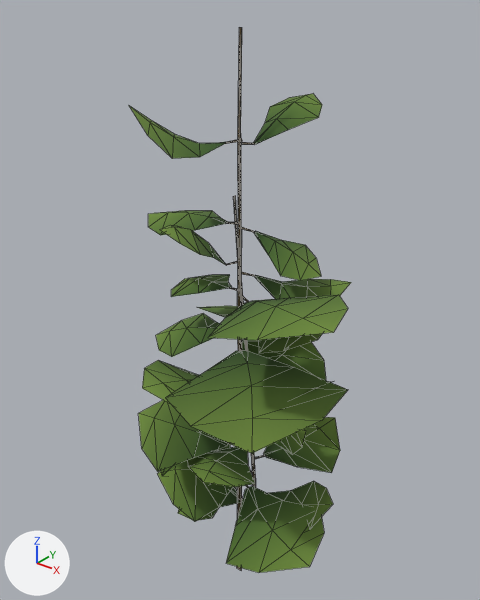
The glTF model ASSETS/Vegetation/Plants/ForestShrub001/Models/forest_shrub_001_e_LOD1.gltf: old version first, new version second.
The view is the same before and after, from a 50 mm lens placed at (0.948, -1.232, 1.708), pointed at (-0.063, 0.031, 0.925). Lighting does not change. The marker at lower left points along +X, +Y and +Z. The first picture is the older version. Mesh edges are drawn as thin lines. Vertices at exactly the same position are counted once.

The older version as bpy lines, for what is in view:
```python
me_forest_shrub_001_e_lod1 = bpy.data.meshes.new('forest_shrub_001_e_LOD1')
me_forest_shrub_001_e_lod1.from_pydata(...)  # 578 vertices, 604 faces; spans x -0.32..0.31, y -0.31..0.33, z 0.0..1.61
me_forest_shrub_001_e_lod1.materials.append(mat_forestshrub001_opaquefacetatlas)
ob_forest_shrub_001_e_lod1 = bpy.data.objects.new('forest_shrub_001_e_LOD1', me_forest_shrub_001_e_lod1)
ob_forest_shrub_001_e_lod1.location = (0.0, 0.0, 0.0)
```
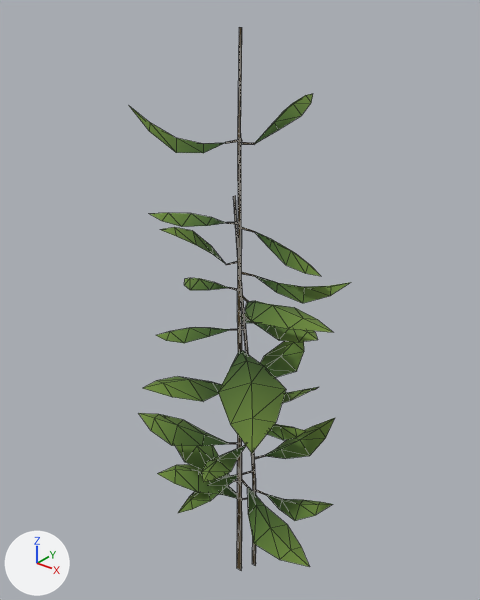
What the commit changed:
me_forest_shrub_001_e_lod1 is used by ob_forest_shrub_001_e_lod1; location (0.0, 0.0, 0.0).
me_forest_shrub_001_e_lod1 had 578 vertices, 604 faces and spanned x -0.32..0.31, y -0.31..0.33, z 0.0..1.61.
me_forest_shrub_001_e_lod1 now has 578 vertices, 604 faces and spans x -0.32..0.31, y -0.3..0.33, z 0.0..1.61.
me_forest_shrub_001_e_lod1 part 1: the loose piece of 13 vertices spanning x -0.32..-0.05, y -0.17..0.16, z 0.35..0.47 is scaled about its middle by (1.01, 0.378, 1.01), then moved by (0.0, -0.01, 0.0).
me_forest_shrub_001_e_lod1 part 2: 195 of 578 vertices moved; they spanned x -0.3..0.3, y -0.31..0.31, z 0.28..1.15 and now span x -0.27..0.25, y -0.26..0.28, z 0.28..1.15; mean shift (0.0, 0.0, 0.0); largest move (0.3, 0.0, 0.8) -> (0.18, -0.09, 0.8).
Part 3, on me_forest_shrub_001_e_lod1:
Vertex 277 of me_forest_shrub_001_e_lod1 moves from (-0.08, -0.1, 1.37) at pixel (199, 143) to (-0.07, -0.09, 1.37) at pixel (203, 143).
Vertex 278 of me_forest_shrub_001_e_lod1 moves from (-0.04, -0.14, 1.35) at pixel (199, 157) to (-0.06, -0.11, 1.35) at pixel (203, 153).
Vertex 280 of me_forest_shrub_001_e_lod1 moves from (-0.12, -0.05, 1.35) to (-0.09, -0.07, 1.35).
Vertex 283 of me_forest_shrub_001_e_lod1 moves from (-0.04, -0.22, 1.36) at pixel (172, 158) to (-0.08, -0.17, 1.36) at pixel (176, 152).
Vertex 284 of me_forest_shrub_001_e_lod1 moves from (-0.21, -0.04, 1.36) at pixel (175, 134) to (-0.15, -0.1, 1.36).
Vertex 286 of me_forest_shrub_001_e_lod1 moves from (-0.11, -0.22, 1.4) at pixel (147, 135) to (-0.14, -0.19, 1.4) at pixel (149, 131).
Vertex 287 of me_forest_shrub_001_e_lod1 moves from (-0.23, -0.1, 1.4) at pixel (152, 120) to (-0.18, -0.15, 1.4).
Vertex 296 of me_forest_shrub_001_e_lod1 moves from (0.02, 0.06, 1.41) at pixel (276, 118) to (0.02, 0.06, 1.4) at pixel (273, 121).
Vertex 297 of me_forest_shrub_001_e_lod1 moves from (-0.02, 0.08, 1.39) at pixel (264, 123) to (0.0, 0.06, 1.39) at pixel (269, 127).
Vertex 299 of me_forest_shrub_001_e_lod1 moves from (0.06, 0.05, 1.39) at pixel (288, 129) to (0.03, 0.05, 1.39) at pixel (278, 130).
Vertex 302 of me_forest_shrub_001_e_lod1 moves from (-0.05, 0.13, 1.42) at pixel (270, 106) to (0.0, 0.11, 1.42) at pixel (283, 111).
Vertex 303 of me_forest_shrub_001_e_lod1 moves from (0.12, 0.09, 1.42) at pixel (318, 117) to (0.07, 0.1, 1.42) at pixel (301, 115).
Vertex 305 of me_forest_shrub_001_e_lod1 moves from (-0.02, 0.17, 1.44) at pixel (288, 97) to (0.02, 0.16, 1.44).
Vertex 306 of me_forest_shrub_001_e_lod1 moves from (0.1, 0.14, 1.44) at pixel (322, 104) to (0.06, 0.15, 1.44) at pixel (311, 102).

What differs and where, as boxes (x1, y1, x2, y2) in the pictures (480 x 600 px; the box of a moved part takes in the faces that stretch with it):
'forest_shrub_001_e_LOD1', reshaped
    before: (129, 27, 351, 573)
    after: (130, 27, 351, 570)
part 1 of me_forest_shrub_001_e_lod1, moved or reshaped (mostly hidden before)
    before: (161, 444, 230, 476)
    after: (175, 445, 230, 477)
part 2 of me_forest_shrub_001_e_lod1, moved or reshaped
    before: (138, 211, 351, 573)
    after: (139, 213, 351, 567)
part 3 of me_forest_shrub_001_e_lod1, moved or reshaped
    before: (129, 94, 322, 159)
    after: (130, 94, 313, 153)
